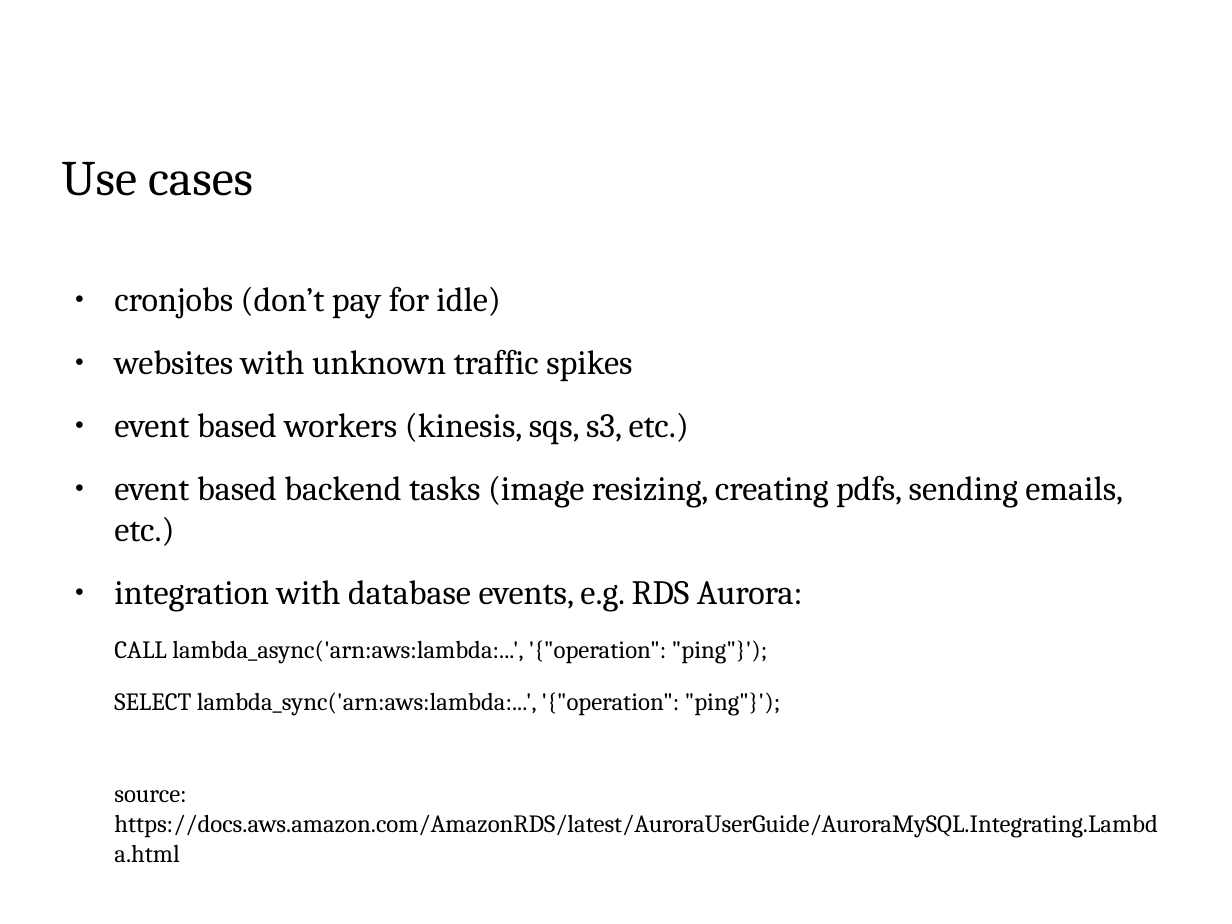
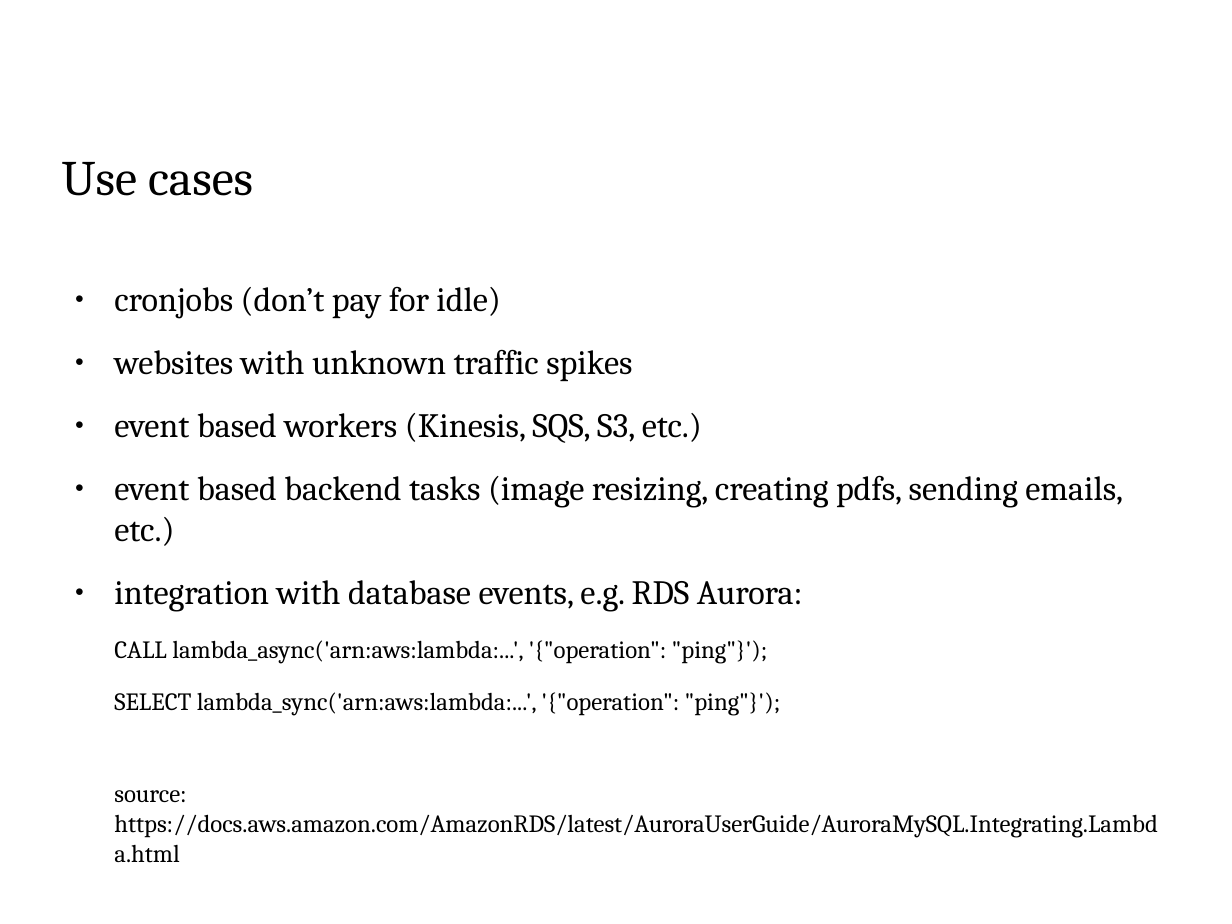
Before and after one commit to thbley/php-lambda, a slide deck: slide 26 of php_lambda.odp (slide 24 before the commit). Drawn at 1232x924 pixels with LibreOffice and Linux fonts; fonts in the diff are those of the drawing; background and template pictures are left out. Boxes give left, top, right and bottom in pixels: in the first picture for what was removed or moved away, otherwise in the second. Text is boxed around its words. In the diff, an @@ line names an element or a change of style, - is before the commit and + after.

```diff
--- a/php_lambda.odp
+++ b/php_lambda.odp
@@ text at [114, 413, 702, 443]: text changed @@
-● event based workers (kinesis, sqs, s3, etc.)
+● event based workers (Kinesis, SQS, S3, etc.)
```
Also in this commit, not shown: 5 other slides changed, 2 slides added, 1 other file.
